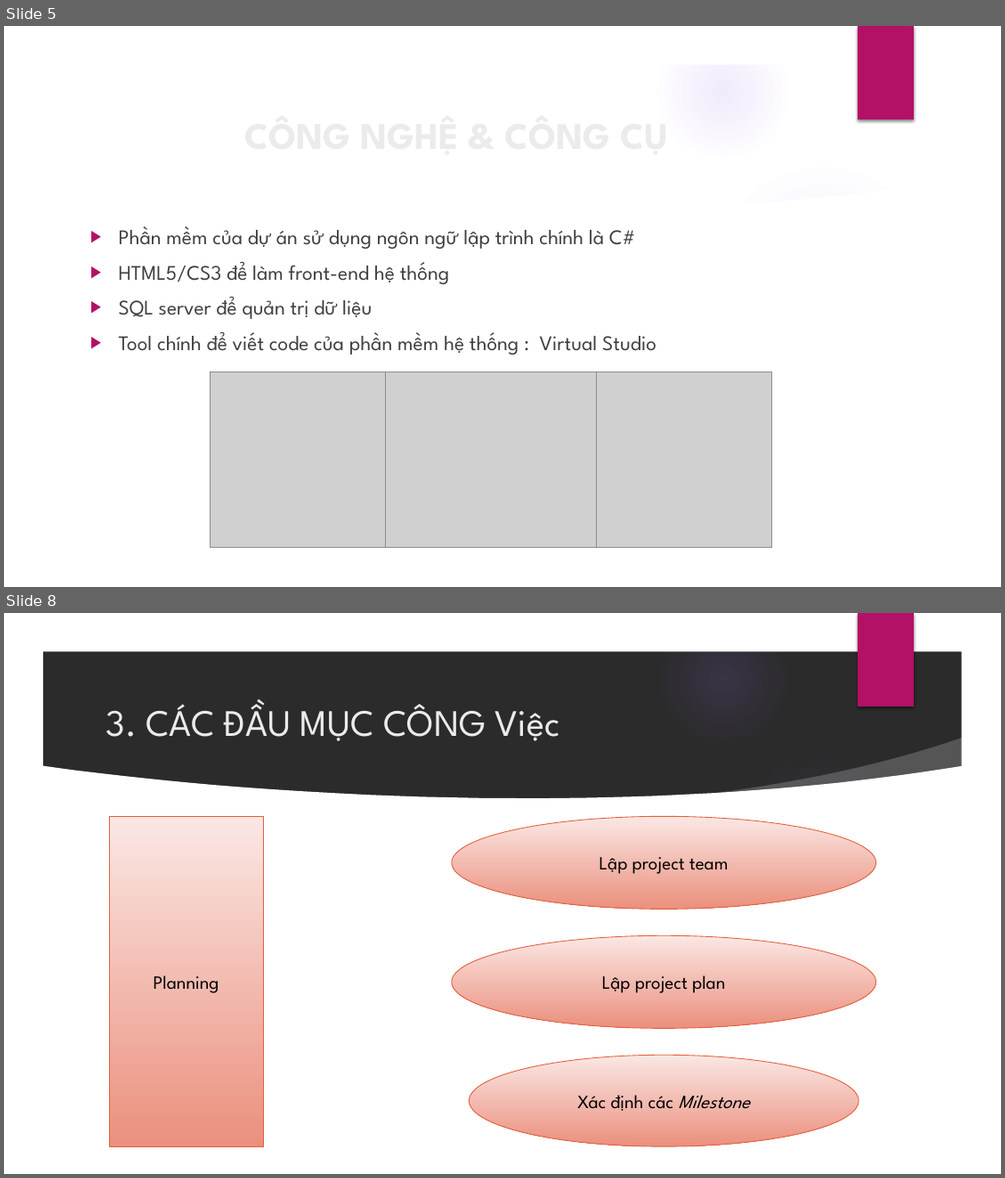
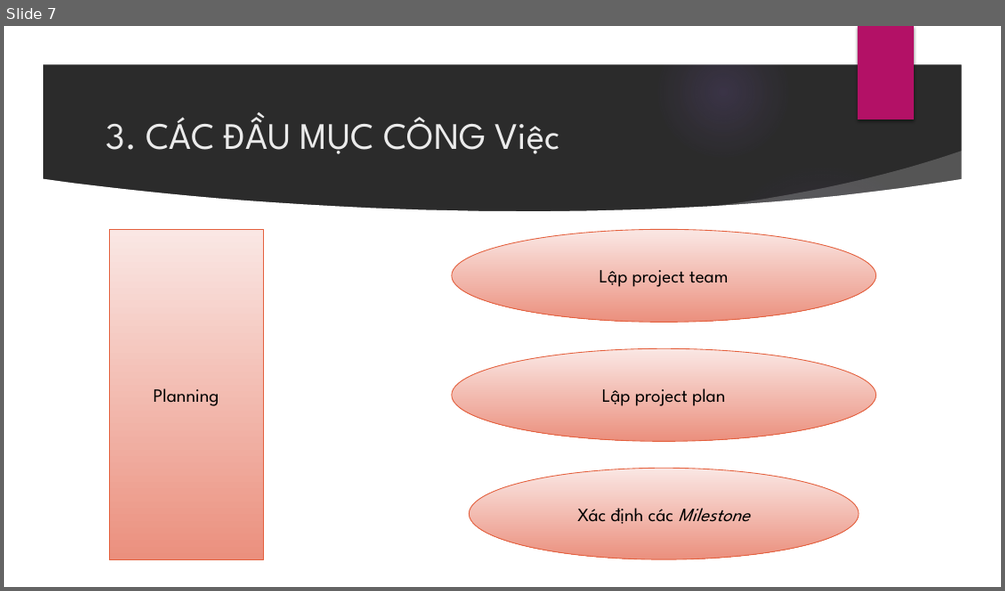
Before and after one commit to sondc/SWM_Project, a slide deck: Document/Slide_Project.pptx. Shown one above the other, each under a label of ours: slides 5 and 8 before the commit, slide 7 after it; the slides between them are not shown. The pictures are 1005x1178 and 1005x591 pixels, drawn with LibreOffice and Linux fonts; fonts in the diff are those of the drawing; grey boxes stand for pictures; background and template pictures are left out; a plain dark background stands for a picture behind light text. Boxes give left, top, right and bottom in pixels: in the first picture for what was removed or moved away, otherwise in the second. Text is boxed around its words. In the diff, an @@ line names an element or a change of style, - is before the commit and + after.

```diff
--- a/Document/Slide_Project.pptx
+++ b/Document/Slide_Project.pptx
@@ slide 5 removed at [4, 26, 1001, 587], background picture (left out); not listed: 9 template elements that a slide beside it also shows @@
@@ title removed at [98, 105, 815, 163] @@
-CÔNG NGHỆ & CÔNG CỤ
@@ text removed at [119, 226, 656, 354] @@
-▶ Phần mềm của dự án sử dụng ngôn ngữ lập trình chính là C#
-▶ HTML5/CS3 để làm front-end hệ thống
-▶ SQL server để quản trị dữ liệu
-▶ Tool chính để viết code của phần mềm hệ thống : Virtual Studio
@@ picture removed at [210, 371, 386, 548] @@
@@ picture removed at [386, 371, 596, 548] @@
@@ picture removed at [596, 371, 772, 548] @@
@@ what was slide 8 is now slide 7 @@
```
Also in this commit, not shown: 4 slides changed, 1 slide added, 1 other slide removed.
